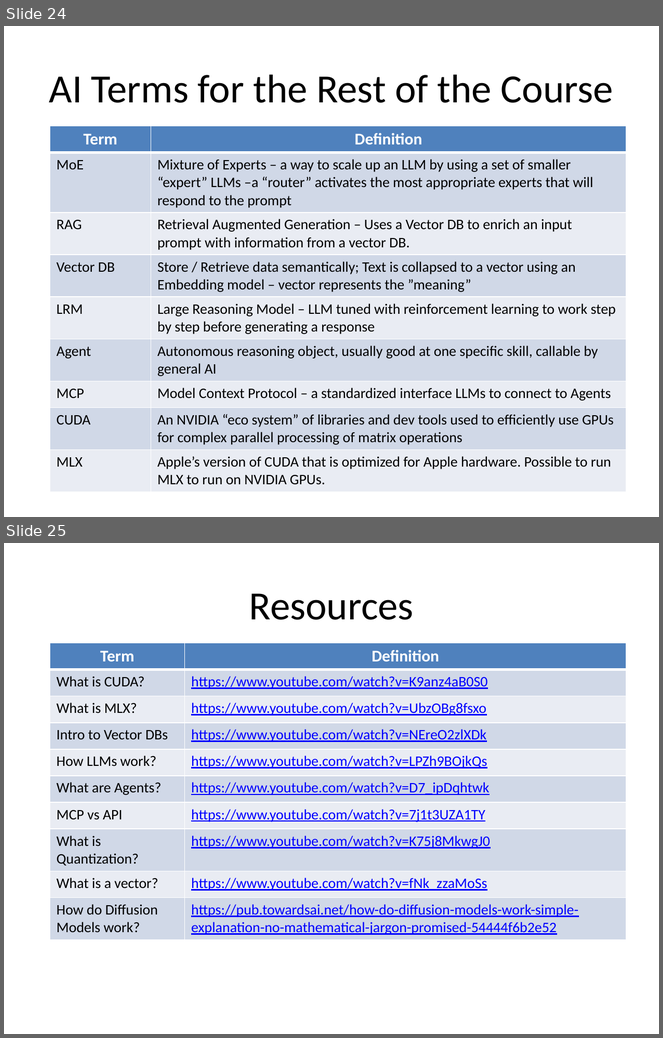
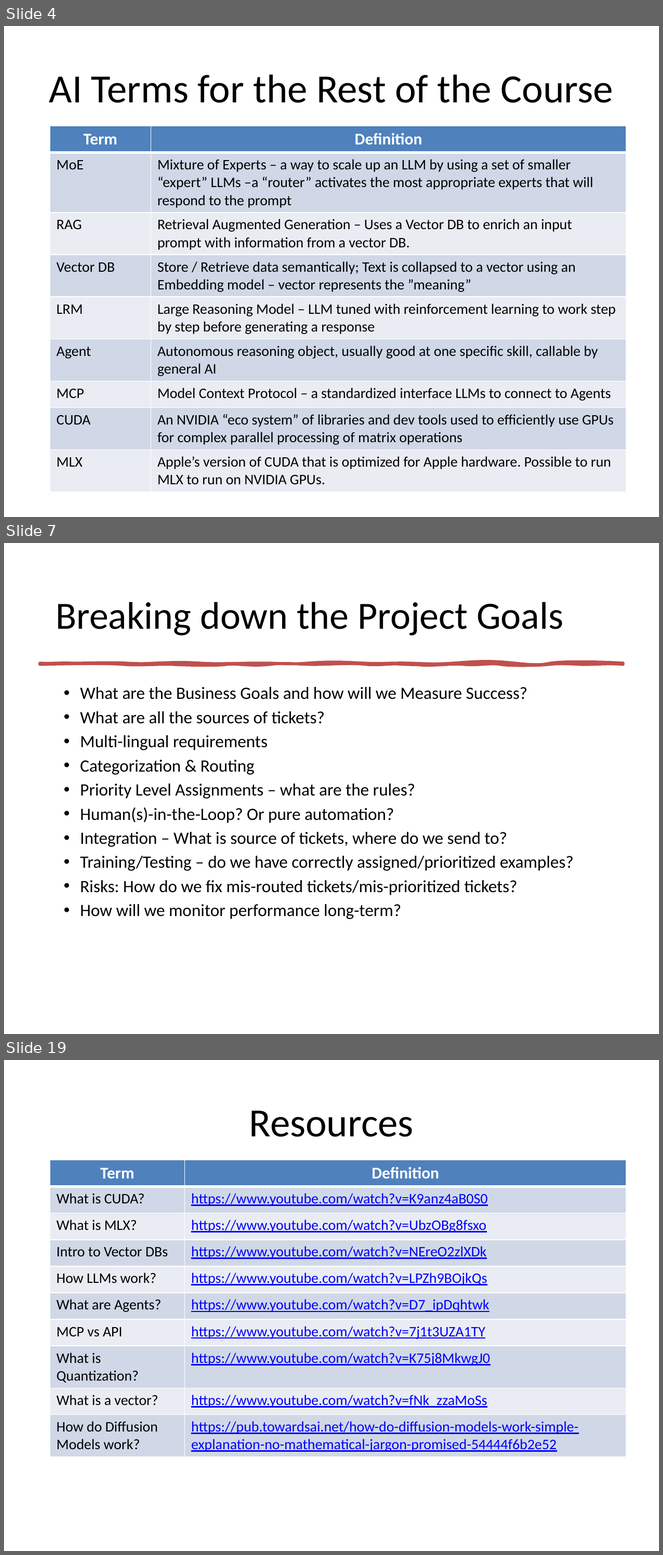
Before and after one commit to tniccum21/LLM_Class, a slide deck: Week02/Week02.pptx. Shown one above the other, each under a label of ours: slides 24 and 25 before the commit, slides 4, 7 and 19 after it; the slides between them are not shown. The pictures are 663x1038 and 663x1555 pixels, drawn with LibreOffice and Linux fonts; fonts in the diff are those of the drawing. Boxes give left, top, right and bottom in pixels: in the first picture for what was removed or moved away, otherwise in the second. Text is boxed around its words. In the diff, an @@ line names an element or a change of style, - is before the commit and + after.

Commit message:
Refactor Week02: Remove redundant files and update gitignore
- Update .gitignore to exclude Week03 and source files
- Remove old ticket triage implementation files
- Remove large dataset CSV (dataset-tickets-multi-lang3-4k.csv)
- Update Week02 PowerPoint presentation
- Keep cleaned dataset and notebook versions for reference

```diff
--- a/Week02/Week02.pptx
+++ b/Week02/Week02.pptx
@@ slide 7 added at box(4, 543, 659, 1034), background #FFFFFF @@
@@ title added at box(55, 602, 564, 636), 42.3 pt, text #000000 @@
+Breaking down the Project Goals
@@ freeform shape added at box(40, 663, 623, 664), fill #C0504D, outline #C0504D 3.25 pt @@
@@ text added at box(80, 687, 574, 919), 19 pt, text #000000 @@
+• What are the Business Goals and how will we Measure Success?
+• What are all the sources of tickets?
+• Multi-lingual requirements
+• Categorization & Routing
+• Priority Level Assignments – what are the rules?
+• Human(s)-in-the-Loop? Or pure automation?
+• Integration – What is source of tickets, where do we send to?
+• Training/Testing – do we have correctly assigned/prioritized examples?
+• Risks: How do we fix mis-routed tickets/mis-prioritized tickets?
+• How will we monitor performance long-term?
@@ what was slide 24 is now slide 4 @@
@@ what was slide 25 is now slide 19 @@
```
Also in this commit, not shown: 3 slides changed, 13 other slides added, 22 slides removed, 5 other files.
